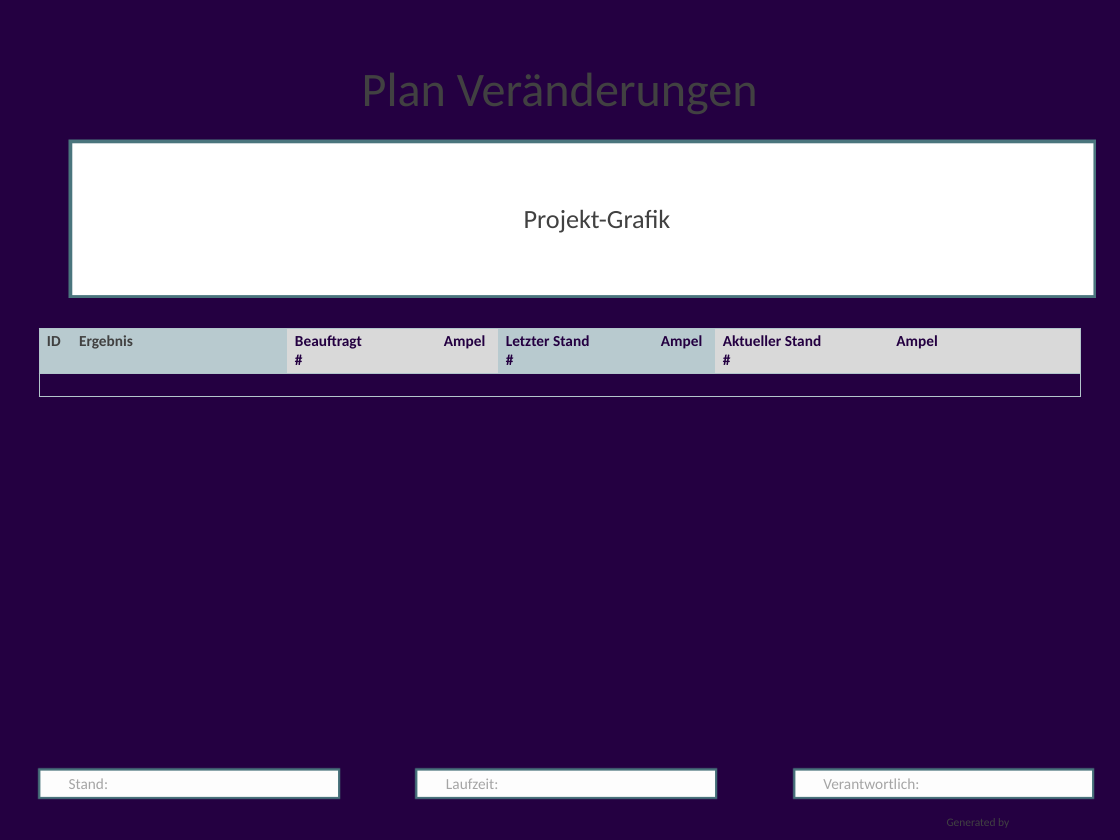
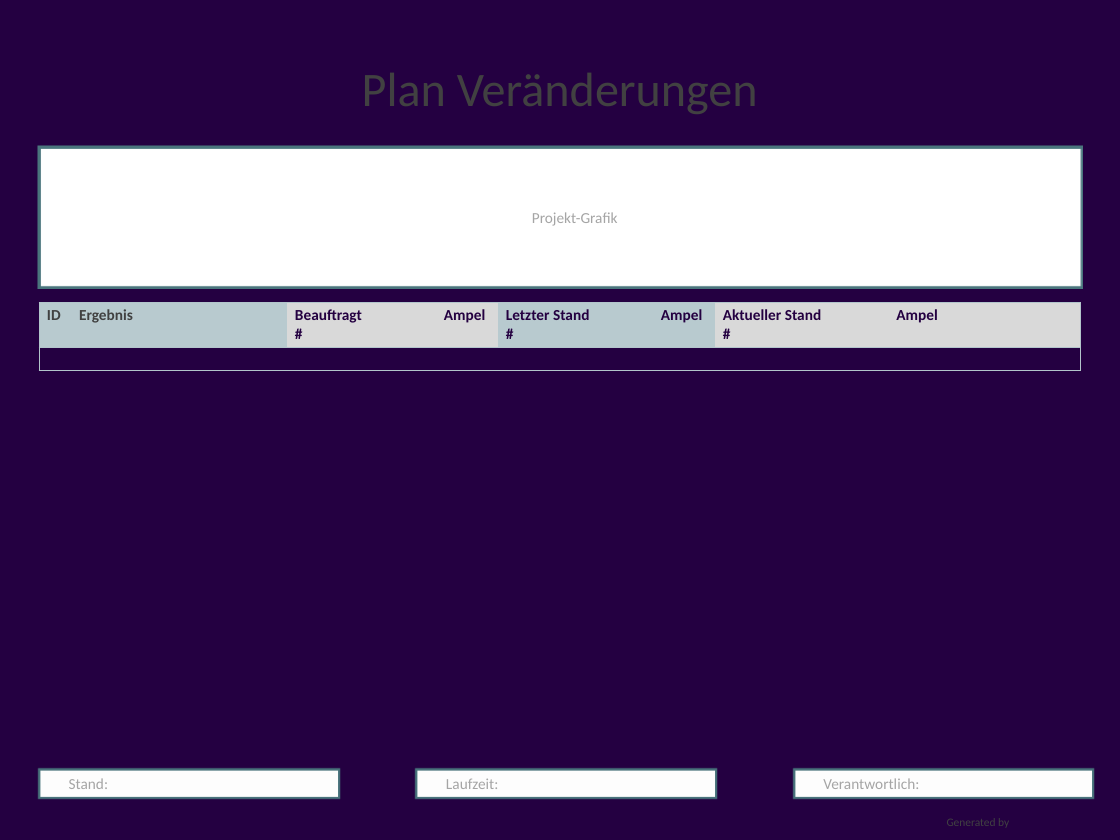
Before and after one commit to visbo-open-source/visbo-projectboard, a slide deck: slide 2 of Projectboard/Projectboard/bin/Debug/requirements/templatedossier.pptx (slide 4 before the commit). Drawn at 1120x840 pixels with LibreOffice and Linux fonts; fonts in the diff are those of the drawing; background and template pictures are left out. Boxes give left, top, right and bottom in pixels: in the first picture for what was removed or moved away, otherwise in the second. Text is boxed around its words. In the diff, an @@ line names an element or a change of style, - is before the commit and + after.

```diff
--- a/Projectboard/Projectboard/bin/Debug/requirements/templatedossier.pptx
+++ b/Projectboard/Projectboard/bin/Debug/requirements/templatedossier.pptx
@@ rectangle "Projekt-Grafik": place and size @@
-rectangle "Projekt-Grafik" at [71,141,1094,296]
+rectangle "Projekt-Grafik" at [39,147,1081,287]
@@ rectangle "Projekt-Grafik" at [39,147,1081,287]: size 24 to 14 pt, text colour #414141 to #A5A5A5 @@
@@ table: place and size @@
-table at [39,328,1081,395]
+table at [39,302,1081,369]
```
Also in this commit, not shown: 1 other slide changed, 1 slide added, 2 slides removed, 37 other files.
